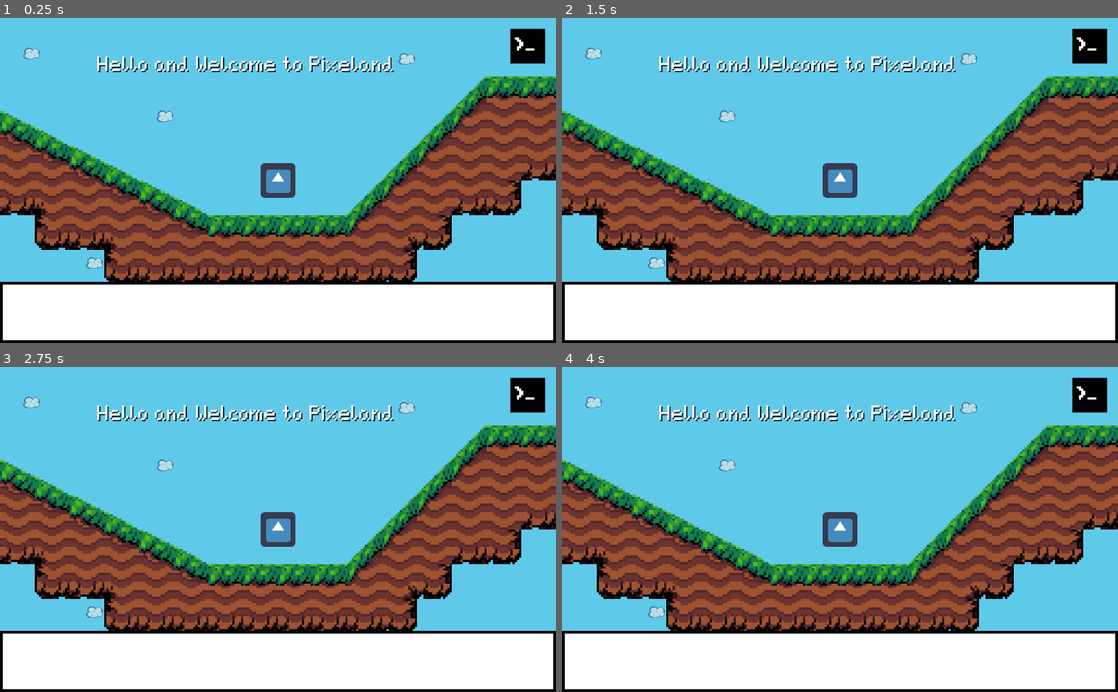
Above: before the commit, frames 1-4 (two rows, left to right).
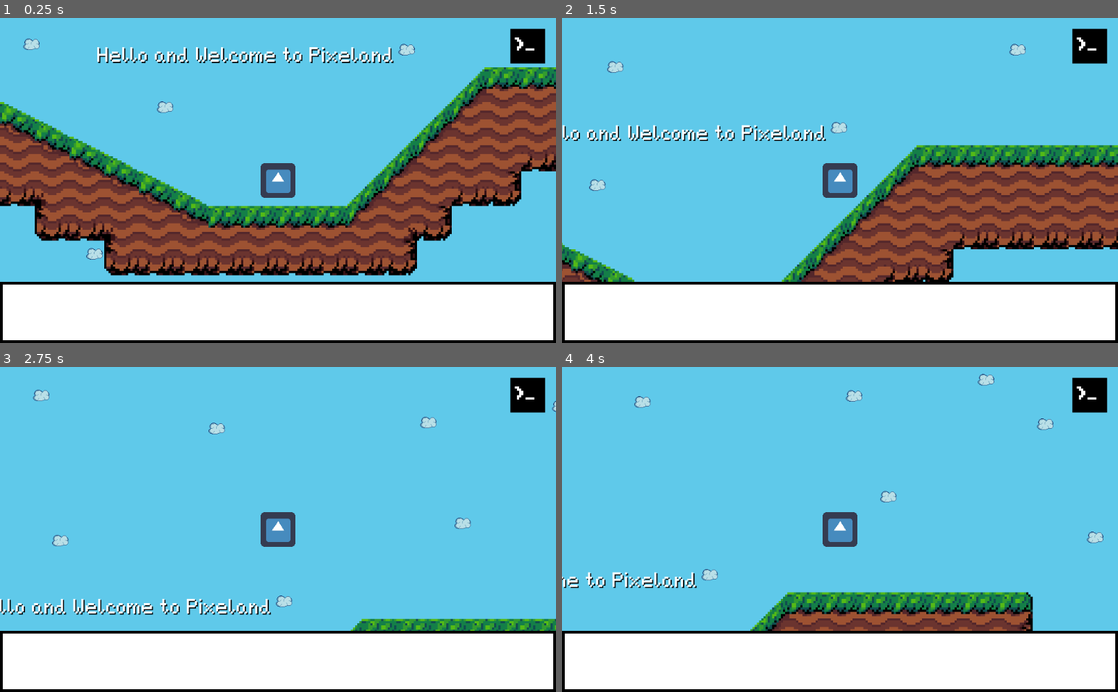
Above: after the commit, the same moments.

Repository: Tri-C-Games/CCC-Jam
Game: Godot game, scene res://World/Tutorial/Tutorial.tscn
Two runs of this game, one before a commit and one after it. Both use one fixed random seed, a clock stepped at 60 frames per second and the inputs below. The engine's default icon, where the game draws it, is replaced by a stand-in: a white triangle on a blue panel in a dark square.
Inputs:
- Up to frame 1 (0.25 s): no input
- Up to frame 2 (1.5 s): hold W (jump) 0.53-1.28 s; hold D (move_right) from 0.53 s (still down); tap W (jump) at 1.35 s
- Up to frame 3 (2.75 s): tap W (jump) at 1.52, 1.82 s; release D (move_right) at 2.03 s; hold A (move_left) from 2.03 s (still down); hold W (jump) from 2.03 s (still down)
- Up to frame 4 (4 s): release A (move_left) at 2.78 s; release W (jump) at 2.78 s; hold D (move_right) from 2.78 s (still down); tap W (jump) at 2.85, 3.02, 3.32 s; hold W (jump) from 3.53 s (still down)

The runs differ from the first frame. In frame 1, 32% of the frame differs, in the area x 0-100%, y 6-82%; in frame 2, 34%, in the area x 0-100%, y 7-82%; in frame 3, 33%; in frame 4, 32%.
Error before the commit: Invalid get index 'new' (on base: 'GDScript'). Did you mean '.new()' or funcref(obj, "new") ? (res://global.gd:10)

Commit message:
Bugfixed new gamevar system
Now it works just like before

Diff:
--- a/Player/Scripts/Player.gd
+++ b/Player/Scripts/Player.gd
@@ -21,10 +21,10 @@
 func _physics_process(delta):
 	# TODO - Could be cool to add some sort of in game effect if the player inputs a string.
 	real_gravity = float(global.gravity.value) if global.gravity.value.is_valid_float() else 0.0
-	real_jump_speed = float(global.player_jump_speed) if global.player_jump_speed.value.is_valid_float() else 0.0
-	real_max_speed = float(global.player_max_speed) if global.player_max_speed.value.is_valid_float() else 0.0
-	real_max_acc = float(global.player_max_acc) if global.player_max_acc.value.is_valid_float() else 0.0
-	real_max_friction = float(global.player_max_friction) if global.player_max_friction.value.is_valid_float() else 0.0
+	real_jump_speed = float(global.player_jump_speed.value) if global.player_jump_speed.value.is_valid_float() else 0.0
+	real_max_speed = float(global.player_max_speed.value) if global.player_max_speed.value.is_valid_float() else 0.0
+	real_max_acc = float(global.player_max_acc.value) if global.player_max_acc.value.is_valid_float() else 0.0
+	real_max_friction = float(global.player_max_friction.value) if global.player_max_friction.value.is_valid_float() else 0.0
 
 	get_input()
 	movement(delta)
@@ -43,11 +43,11 @@
 	velocity.x += input_velocity * acc
 
 	jump_pressed = false
-	if global.player_fly == "false":
+	if global.player_fly.value == "false":
 		if Input.is_action_pressed("jump"):
 			jump_pressed = true
 
-	if global.player_fly == "true":
+	if global.player_fly.value == "true":
 		if Input.is_action_pressed("jump"):
 			velocity.y -= 10
 
--- a/UI/Hacking/Hacking GUI.gd
+++ b/UI/Hacking/Hacking GUI.gd
@@ -51,14 +51,14 @@
 
 			# Change the variable's value to the new value that the player chose.
 			var new_value = separated_command[2].to_lower()
-			global.set(variable, new_value)
+			global.get(variable).value=new_value
 
 			console.output_text("[i]%s has been set to %s.[/i]" % [variable, new_value], false)
 		"get":
 			var variable = separated_command[1].to_lower()
 
 			# Check if the variable actually exists.
-			var value = global.get(variable)
+			var value = global.get(variable.value)
 			if not value:
 				console.output_error(not_recognised_text % variable)
 				return
--- a/global.gd
+++ b/global.gd
@@ -7,7 +7,7 @@
 	var writable: bool=true
 
 func gamevar(var value:String="", var description:String="", var writable:bool=true):
-	var variable=gamevar.new
+	var variable=gamevar.new()
 	variable.value=value
 	variable.description=description
 	variable.writable=writable
